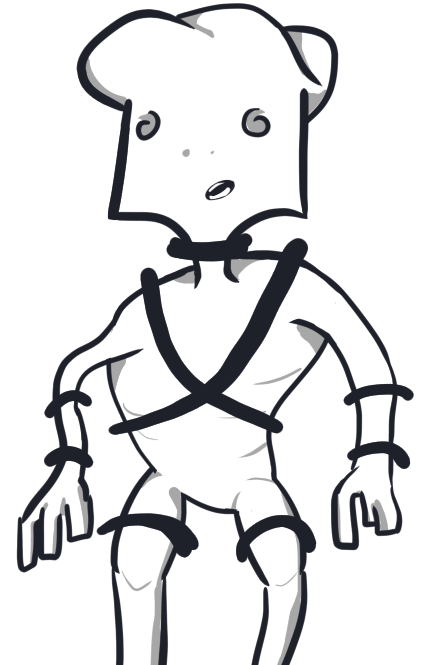
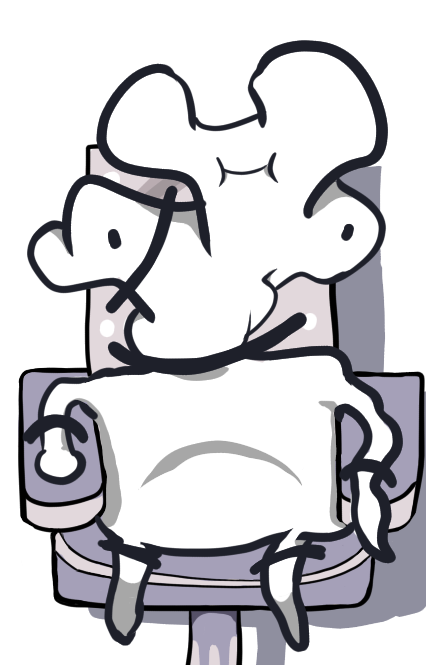
Layered file, before and after one edit (426 x 665). Changes by layer:
added group "mutant 4" with 5 layers above "mutant 3" over [left=16, top=3, right=426, bottom=665]
added layer "belt" (1st of 2, in "mutant 4") in group "mutant 4" over [left=16, top=128, right=426, bottom=576]
added layer "line" (1st of 4, in "mutant 4") in group "mutant 4" over [left=16, top=3, right=426, bottom=665]
added group "colors" (1st of 3, in "mutant 4") with 2 layers in group "mutant 4" over [left=16, top=3, right=426, bottom=665]
added layer "shade" (1st of 3, in "mutant 4" › "colors") in group "colors" over [left=16, top=121, right=411, bottom=665]
added layer "colour" (1st of 4, in "mutant 4" › "colors") in group "colors" over [left=16, top=3, right=426, bottom=665]
hid group "mutant 3" (5 layers) over [left=16, top=3, right=426, bottom=665]
showed group "chair" (3 layers) over [left=16, top=3, right=426, bottom=665]
